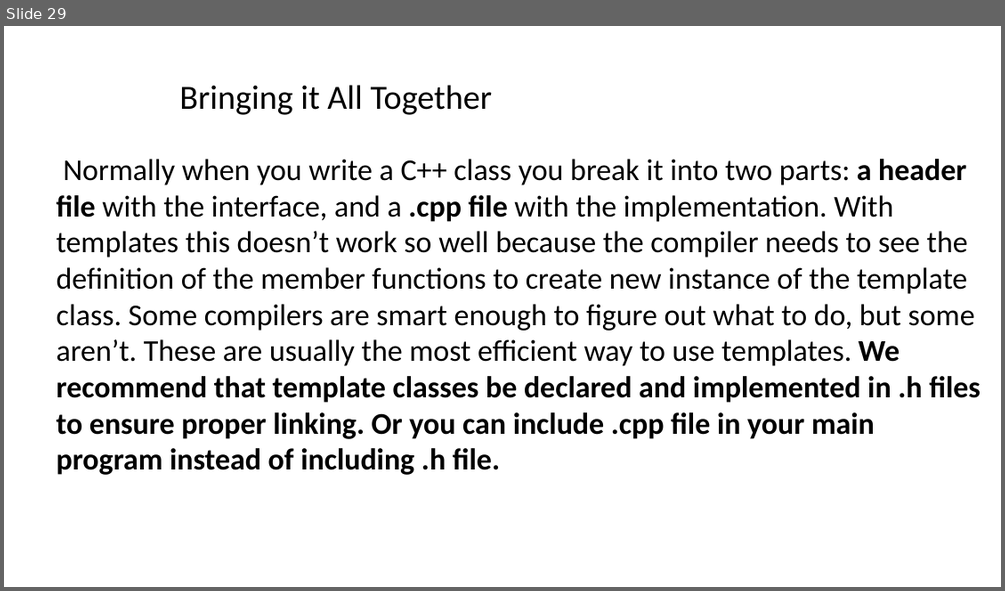
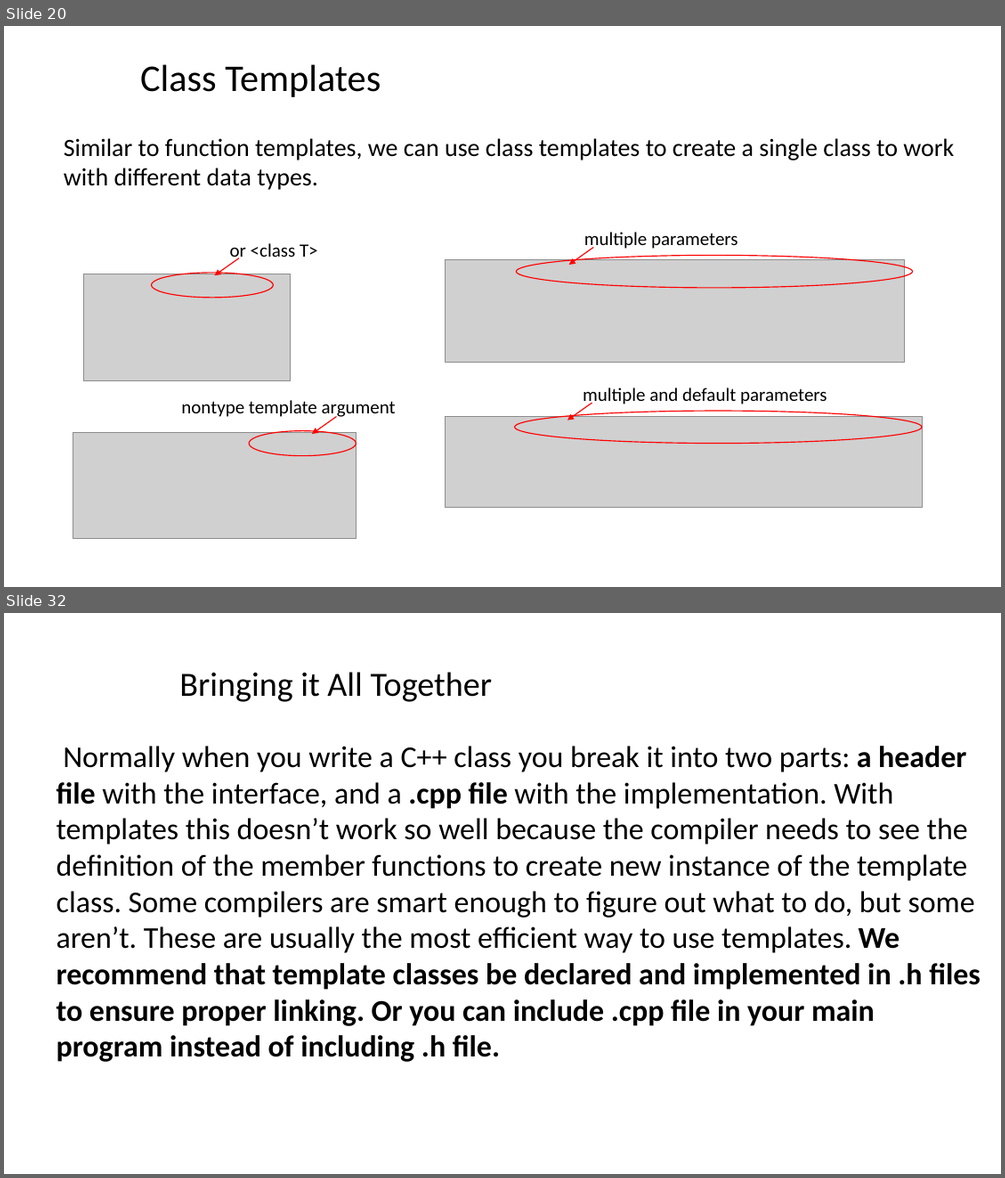
Before and after one commit to ShiqiYu/CPP, a slide deck: week13/Lab13.pptx. Shown one above the other, each under a label of ours: slide 29 before the commit, slides 20 and 32 after it; the slides between them are not shown. The pictures are 1005x591 and 1005x1178 pixels, drawn with LibreOffice and Linux fonts; fonts in the diff are those of the drawing; grey boxes stand for pictures; background and template pictures are left out. Boxes give left, top, right and bottom in pixels: in the first picture for what was removed or moved away, otherwise in the second. Text is boxed around its words. In the diff, an @@ line names an element or a change of style, - is before the commit and + after.

```diff
--- a/week13/Lab13.pptx
+++ b/week13/Lab13.pptx
@@ slide 20 added at (4,26,1001,587), background #FFFFFF @@
@@ text added at (140,64,380,97), 36.3 pt, text #000000 @@
+Class Templates
@@ text added at (64,138,954,190), 24 pt, text #000000 @@
+Similar to function templates, we can use class templates to create a single class to work with different data types.
@@ text added at (584,232,738,251), 18 pt, text #000000 @@
+multiple parameters
@@ arrow added from (239, 257) to (214, 276), #FF0000 1 pt @@
@@ text added at (230,243,318,262), 18 pt, text #000000 @@
+or <class T>
@@ picture added at (445,259,905,362) @@
@@ ellipse added at (517,255,913,287), outline #FF0000 1 pt @@
@@ arrow added from (593, 248) to (569, 265), #FF0000 1 pt @@
@@ picture added at (84,274,291,381) @@
@@ ellipse added at (152,273,273,297), outline #FF0000 1 pt @@
@@ text added at (582,387,827,406), 18 pt, text #000000 @@
+multiple and default parameters
@@ text added at (181,400,396,419), 18 pt, text #000000 @@
+nontype template argument
@@ arrow added from (337, 417) to (312, 434), #FF0000 1 pt @@
@@ picture added at (445,417,922,507) @@
@@ ellipse added at (515,410,922,443), outline #FF0000 1 pt @@
@@ arrow added from (591, 402) to (568, 420), #FF0000 1 pt @@
@@ picture added at (73,433,356,539) @@
@@ ellipse added at (250,431,356,455), outline #FF0000 1 pt @@
@@ what was slide 29 is now slide 32 @@
```
Also in this commit, not shown: 6 slides changed, 12 other slides added, 9 slides removed.
